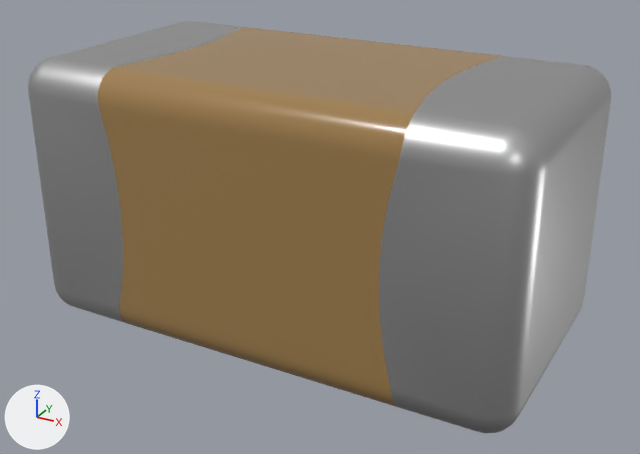
The Blender file Capacitors/MLCC/0603/MC0603B562K500CT.blend as it was, and as the next commit left it.
Camera for both pictures: a 50 mm lens placed at (1.35, -2.418, 1.545), pointed at (0.037, -0.03, 0.35). Lighting does not change. The marker at lower left points along +X, +Y and +Z.

The first picture shows 'MC0603B562K500CT'.
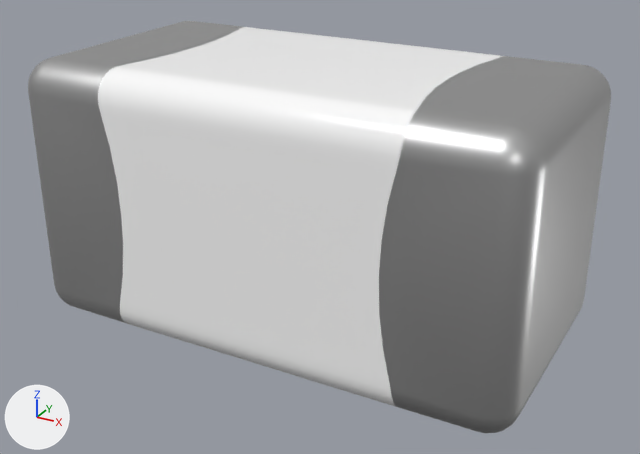
Where the change shows, as pixel boxes [x1, y1, x2, y2] in the pictures (640 x 454 px):
part 1 of me_mc0603b562k500ct, recoloured: [98, 27, 503, 407] in both

Edits to the bpy script that builds the scene:
```text
Add mat_cream_ceramic:
    mat_cream_ceramic = bpy.data.materials.new('Cream Ceramic')
    mat_cream_ceramic.use_nodes = True; mat_cream_ceramic.node_tree.nodes.clear()
    _N = mat_cream_ceramic.node_tree.nodes; _L = mat_cream_ceramic.node_tree.links
    n0 = _N.new('ShaderNodeOutputMaterial'); n0.name = 'Material Output'
    n1 = _N.new('ShaderNodeGroup'); n1.name = 'Group'
    n1.node_tree = ng_ceramic
    n1.inputs[0].default_value = (1.0, 1.0, 1.0, 1.0)  # 'Base Color', white #ffffff
    _L.new(n1.outputs[0], n0.inputs[0])  # 'Surface' to 'Surface'
Change me_mc0603b562k500ct:
    where me_mc0603b562k500ct.from_pydata(...)  # 520 vertices, 666 faces; spans x -0.85..0.85, y -0.45..0.45, z 0.0..0.9
    used by ob_mc0603b562k500ct; location = (0.0, 0.0, 0.0)
    me_mc0603b562k500ct part 1: all 64 faces that had it switch from mat_light_brown_ceramic to mat_cream_ceramic
```
